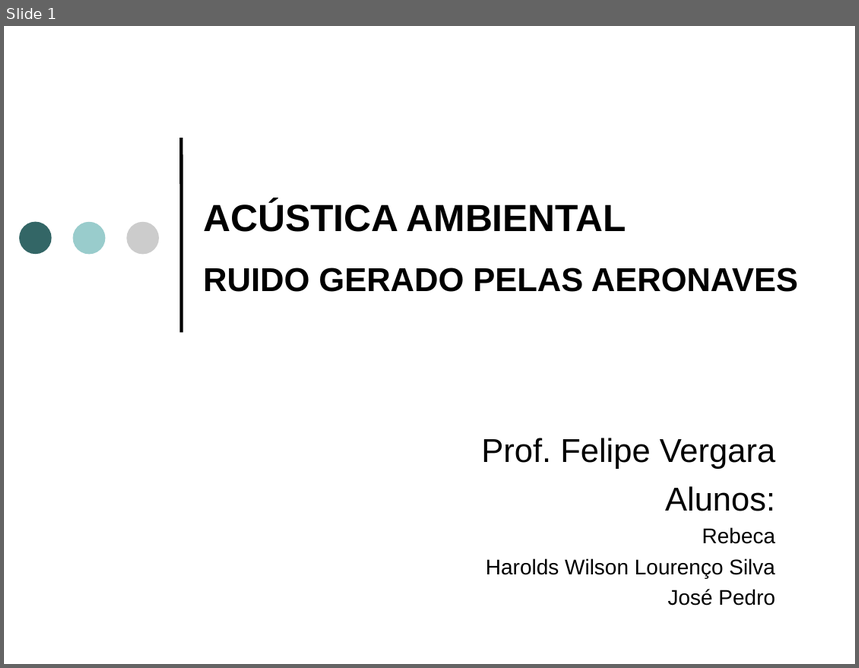
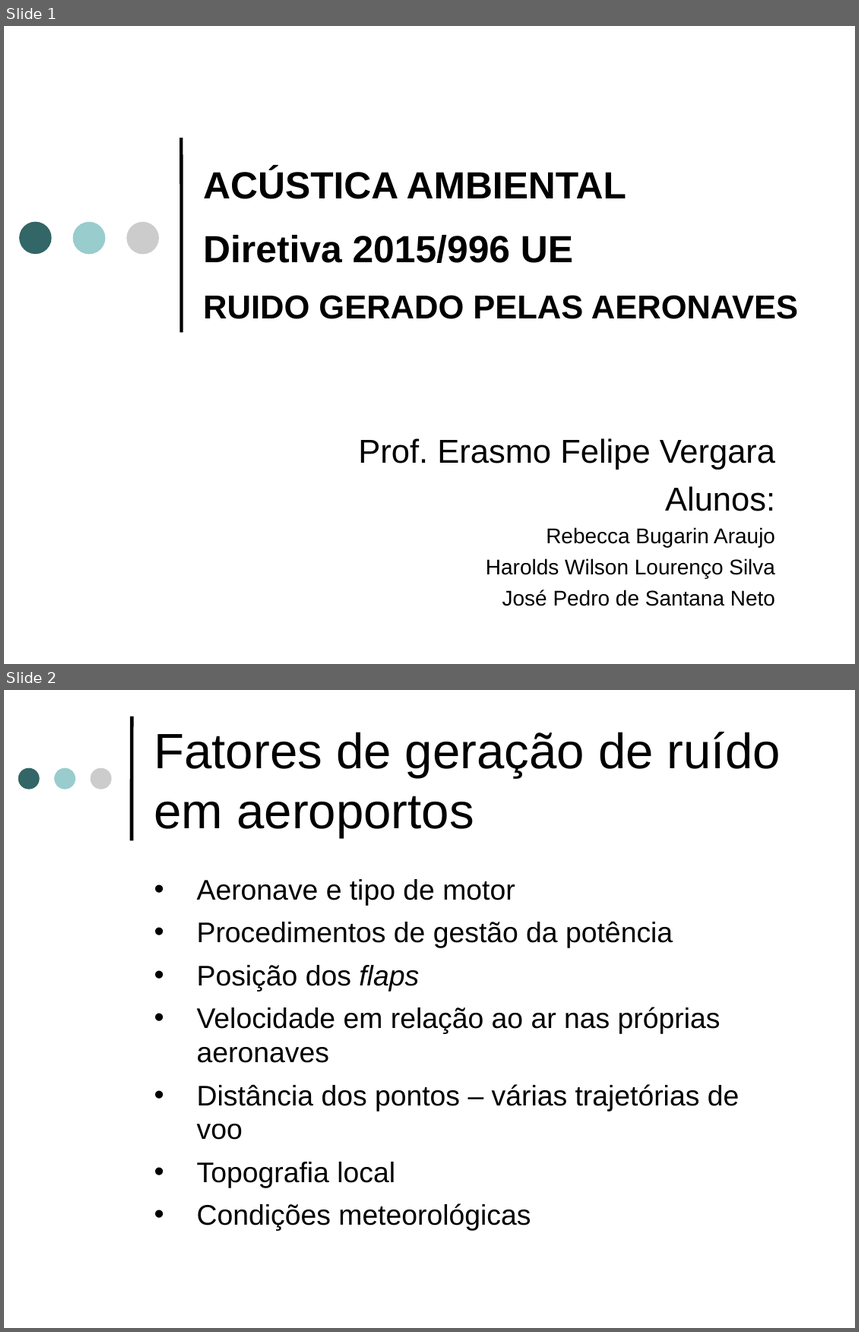
Before and after one commit to josepedro/Aircraft_Noise_Study, a slide deck: aircraft_noise_slides.ppt. Shown one above the other, each under a label of ours: slide 1 before the commit, slides 1 and 2 after it. The pictures are 859x668 and 859x1332 pixels, drawn with LibreOffice and Linux fonts; fonts in the diff are those of the drawing. Boxes give left, top, right and bottom in pixels: in the first picture for what was removed or moved away, otherwise in the second. Text is boxed around its words. In the diff, an @@ line names an element or a change of style, - is before the commit and + after.

```diff
--- a/aircraft_noise_slides.ppt
+++ b/aircraft_noise_slides.ppt
@@ slide 2 added at [4, 690, 855, 1328], background #FFFFFF @@
@@ line added from (132, 839) to (132, 718), #000000 3 pt @@
@@ title added at [154, 732, 781, 837], 42 pt, text #000000 @@
+Fatores de geração de ruído em aeroportos
@@ ellipse added at [18, 768, 40, 790], fill #336666 @@
@@ ellipse added at [54, 768, 75, 790], fill #99CCCC @@
@@ ellipse added at [90, 768, 111, 790], fill #CCCCCC @@
@@ text added at [197, 879, 740, 1231], 24 pt, text #000000 @@
+• Aeronave e tipo de motor
+• Procedimentos de gestão da potência
+• Posição dos flaps
+• Velocidade em relação ao ar nas próprias aeronaves
+• Distância dos pontos – várias trajetórias de voo
+• Topografia local
+• Condições meteorológicas
@@ slide 1 changed as well @@
@@ text at [203, 169, 798, 319]: text changed; size 28 to 32 pt @@
-ACÚSTICA AMBIENTAL
-RUIDO GERADO PELAS AERONAVES
+ACÚSTICA AMBIENTAL
+Diretiva 2015/996 UE
+RUIDO GERADO PELAS AERONAVES
@@ text at [358, 439, 775, 470]: text changed @@
-Prof. Felipe Vergara
+Prof. Erasmo Felipe Vergara
@@ text at [546, 528, 775, 548]: text changed @@
-Rebeca
+Rebecca Bugarin Araujo
@@ text at [503, 590, 775, 607]: text changed @@
-José Pedro
+José Pedro de Santana Neto
```
Also in this commit, not shown: 15 other slides changed, 1 other slide added, 2 slides removed.
